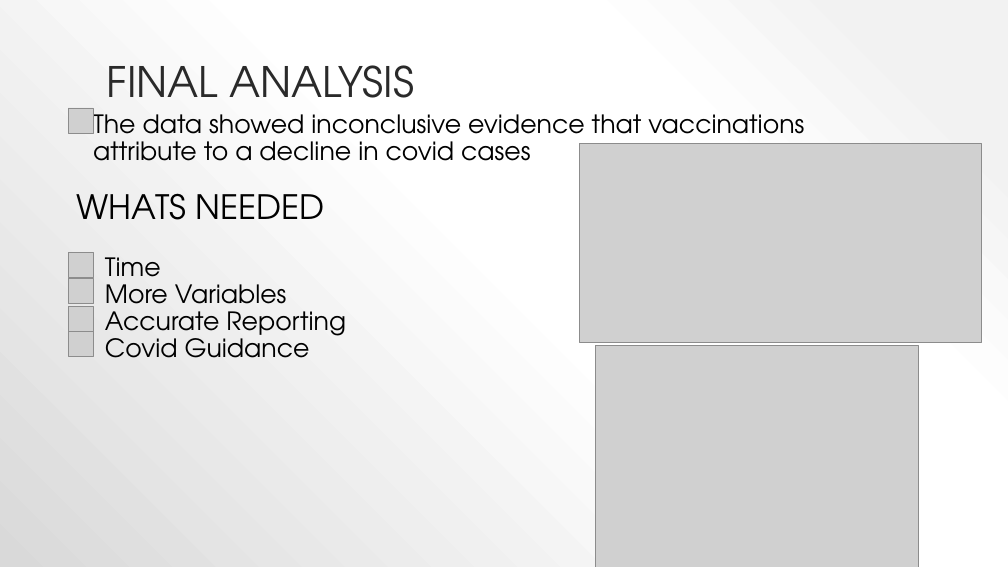
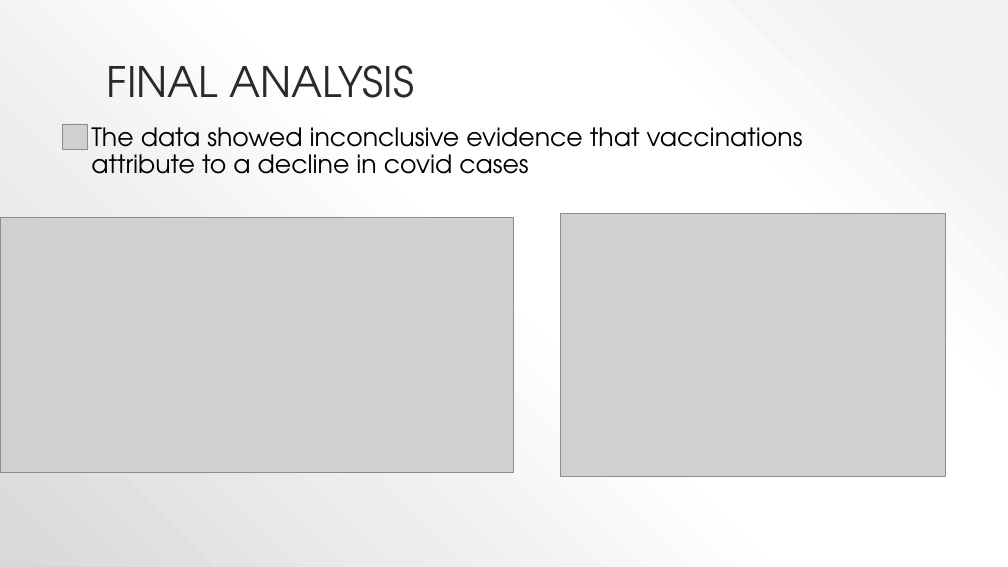
Before and after one commit to Jordanmyer92/COVID-Part-3, a slide deck: slide 13 of PROJECT_3_PRESENTATION (2).pptx. Drawn at 1008x567 pixels with LibreOffice and Linux fonts; fonts in the diff are those of the drawing; grey boxes stand for pictures. Boxes give left, top, right and bottom in pixels: in the first picture for what was removed or moved away, otherwise in the second. Text is boxed around its words. In the diff, an @@ line names an element or a change of style, - is before the commit and + after.

Commit message:
update

```diff
--- a/PROJECT_3_PRESENTATION (2).pptx
+++ b/PROJECT_3_PRESENTATION (2).pptx
@@ text "The data showed inconclusive evidence ..." rewrapped from [93, 108, 804, 161] to [91, 127, 803, 174] @@
@@ picture: place and size @@
-picture at [68, 108, 93, 133]
+picture at [62, 124, 87, 149]
@@ text removed at [77, 193, 346, 358] @@
-WHATS NEEDED
-• Time
-• More Variables
-• Accurate Reporting
-• Covid Guidance
@@ picture: place and size @@
-picture at [579, 144, 982, 343]
+picture at [0, 218, 514, 473]
@@ picture: place and size @@
-picture at [595, 346, 918, 567]
+picture at [560, 213, 944, 476]
@@ picture removed at [68, 253, 93, 278] @@
@@ picture removed at [68, 278, 93, 303] @@
@@ picture removed at [68, 306, 93, 331] @@
@@ picture removed at [68, 331, 93, 356] @@
```
Also in this commit, not shown: 2 other slides changed, 1 slide added, 1 slide removed.
